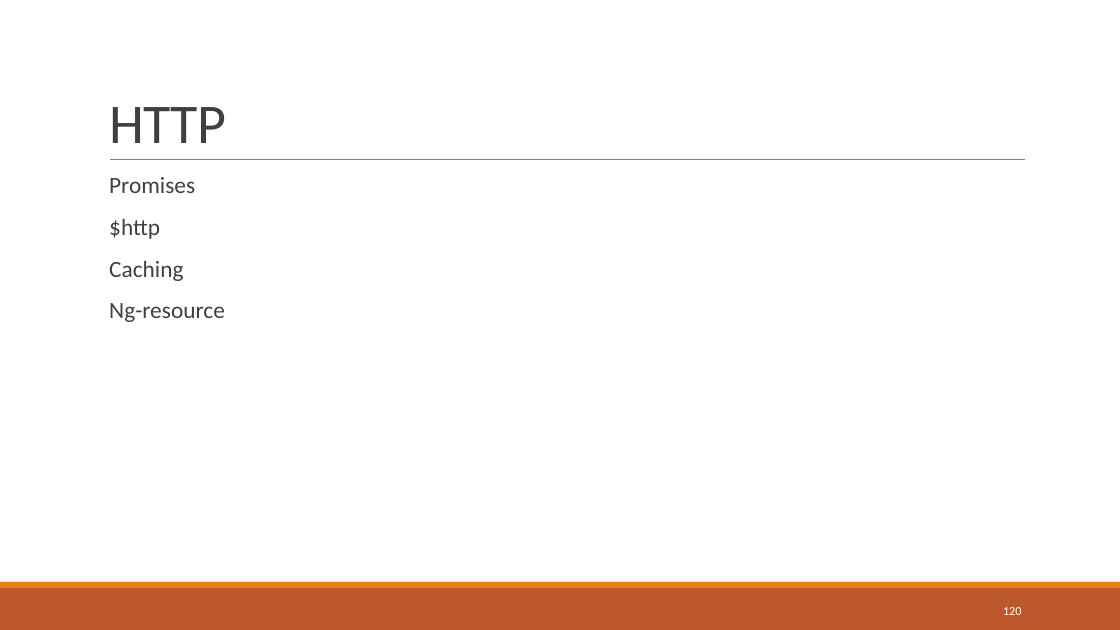
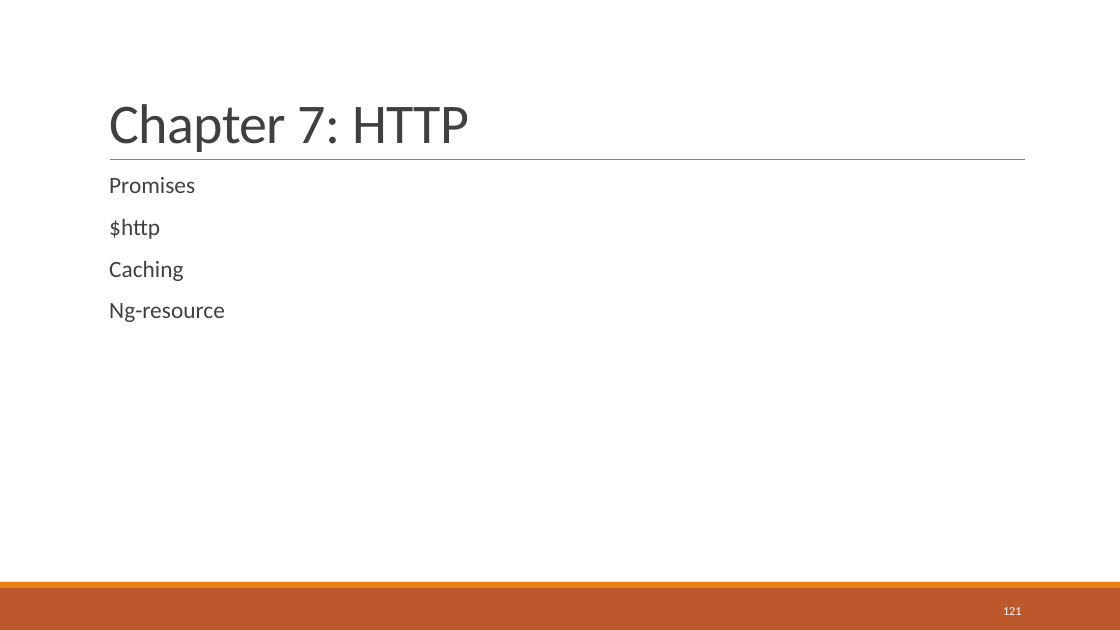
Before and after one commit to sbechtold/angularjs, a slide deck: slide 121 of materials/AngularJS.pptx (slide 120 before the commit). Drawn at 1120x630 pixels with LibreOffice and Linux fonts; fonts in the diff are those of the drawing. Boxes give left, top, right and bottom in pixels: in the first picture for what was removed or moved away, otherwise in the second. Text is boxed around its words. In the diff, an @@ line names an element or a change of style, - is before the commit and + after.

```diff
--- a/materials/AngularJS.pptx
+++ b/materials/AngularJS.pptx
@@ title at box(109, 104, 469, 152): text changed @@
-HTTP
+Chapter 7: HTTP
@@ page number at box(1003, 607, 1022, 615): text changed @@
-120
+121
```
Also in this commit, not shown: 11 other slides changed, 12 slides added, 10 slides removed, 16 other files.
